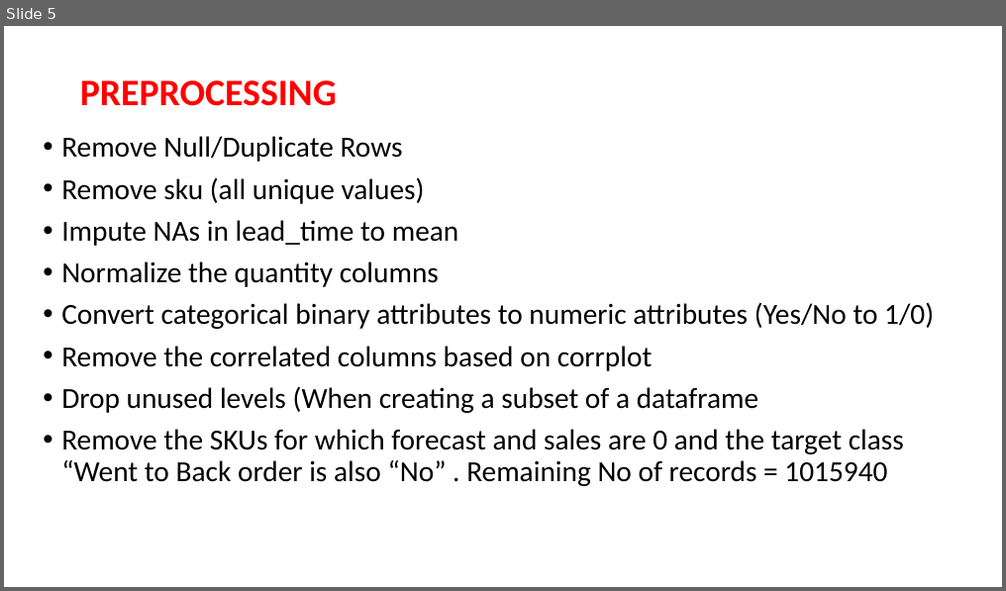
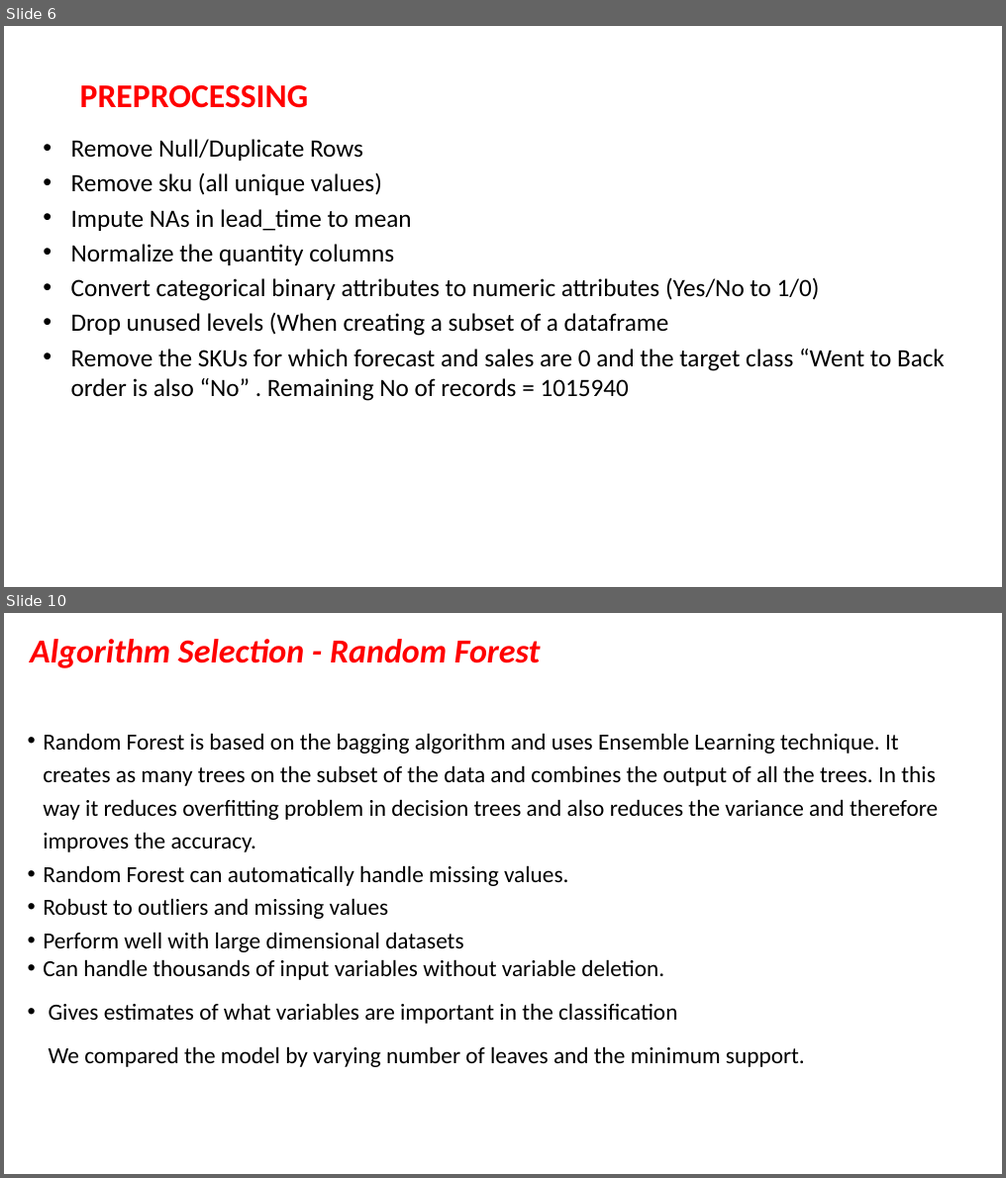
Before and after one commit to Souvik-karmakar/Inventory-Management-Project, a slide deck: INVENTORY MANAGEMENTppt.pptx. Shown one above the other, each under a label of ours: slide 5 before the commit, slides 6 and 10 after it; the slides between them are not shown. The pictures are 1006x591 and 1006x1178 pixels, drawn with LibreOffice and Linux fonts; fonts in the diff are those of the drawing; background and template pictures are left out. Boxes give left, top, right and bottom in pixels: in the first picture for what was removed or moved away, otherwise in the second. Text is boxed around its words. In the diff, an @@ line names an element or a change of style, - is before the commit and + after.

```diff
--- a/INVENTORY MANAGEMENTppt.pptx
+++ b/INVENTORY MANAGEMENTppt.pptx
@@ slide 10 added at (4, 613, 1002, 1174), background picture (left out) @@
@@ title added at (30, 639, 540, 668), 32.4 pt, text #FF0000, bold, italic @@
+Algorithm Selection - Random Forest
@@ text added at (43, 733, 938, 1067), 22.2 pt, text #000000 @@
+• Random Forest is based on the bagging algorithm and uses Ensemble Learning technique. It creates as many trees on the subset of the data and combines the output of all the trees. In this way it reduces overfitting problem in decision trees and also reduces the variance and therefore improves the accuracy.
+• Random Forest can automatically handle missing values.
+• Robust to outliers and missing values
+• Perform well with large dimensional datasets
+• Can handle thousands of input variables without variable deletion.
+• Gives estimates of what variables are important in the classification
+• We compared the model by varying number of leaves and the minimum support.
@@ what was slide 5 is now slide 6 @@
@@ slide 6 changed as well @@
@@ title "PREPROCESSING" at (80, 85, 308, 108): size 36 to 32 pt; line spacing 0.9 to 1 @@
@@ text "Remove Null/Duplicate Rows" at (71, 139, 944, 401): size 28 to 24 pt; indent changed; line spacing 0.9 to 1; less space between paragraphs @@
@@ text at (61, 346, 652, 372): paragraph removed @@
-• Remove the correlated columns based on corrplot
```
Also in this commit, not shown: 4 other slides changed, 9 other slides added.
